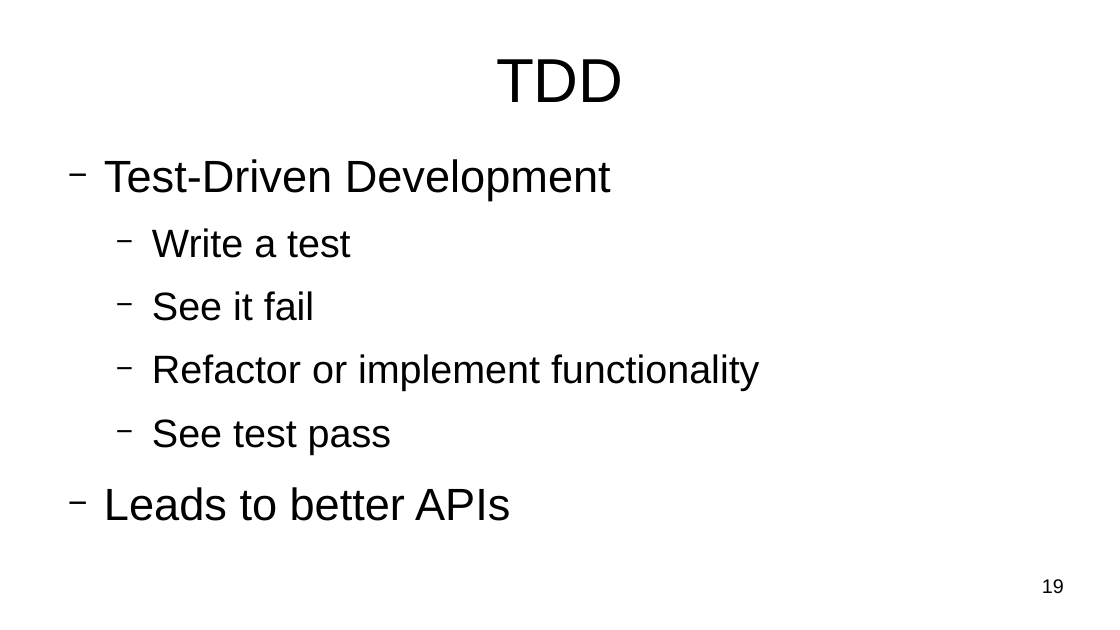
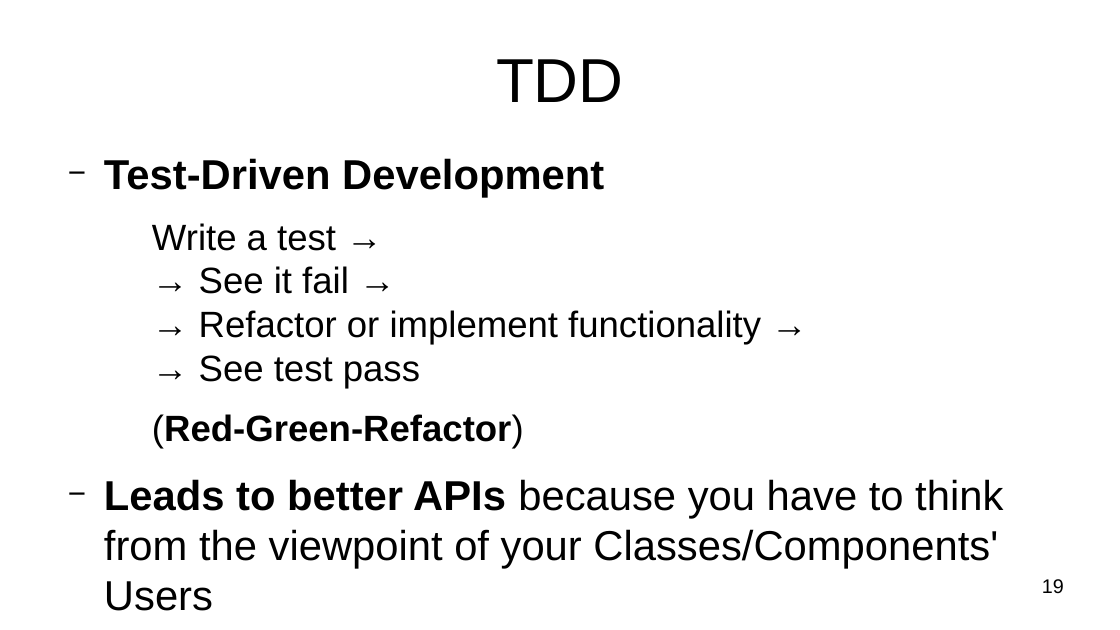
Before and after one commit to nvamelichev/hse-java-spring-2022, a slide deck: slide 19 of 5_testing/5_testing.odp. Drawn at 1120x630 pixels with LibreOffice and Linux fonts; fonts in the diff are those of the drawing. Boxes give left, top, right and bottom in pixels: in the first picture for what was removed or moved away, otherwise in the second. Text is boxed around its words. In the diff, an @@ line names an element or a change of style, - is before the commit and + after.

```diff
--- a/5_testing/5_testing.odp
+++ b/5_testing/5_testing.odp
@@ text at (x1=104, y1=158, x2=604, y2=197): size 32 to 29.6 pt, bold on in "Test-Driven Development" @@
@@ text at (x1=104, y1=223, x2=1003, y2=611): text changed; size 28 to 25.9 pt @@
-  − Write a test
-  − See it fail
-  − Refactor or implement functionality
-  − See test pass
-− Leads to better APIs
+  Write a test →
+  → See it fail →
+  → Refactor or implement functionality →
+  → See test pass
+  (Red-Green-Refactor)
+− Leads to better APIs because you have to think from the viewpoint of your Classes/Components' Users
```
Also in this commit, not shown: 4 other slides changed, 2 other files.
